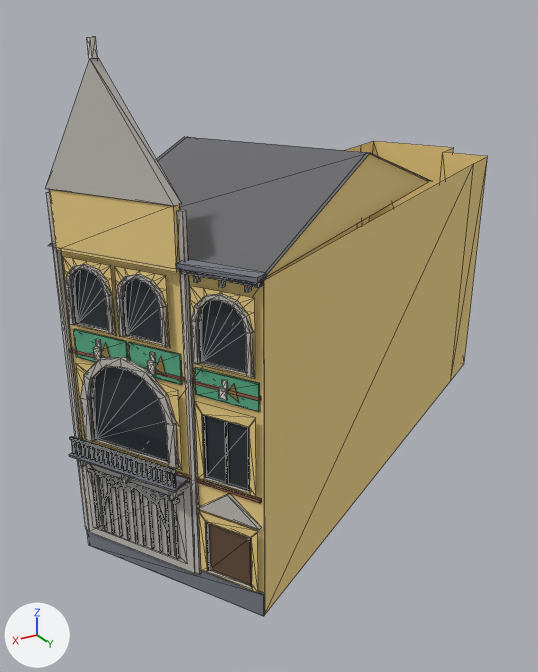
The glTF model viewer/districts/2018-harmonie/landmarks/501637651.glb, before and after one commit.
Both versions are drawn from a camera (50 mm lens) standing at (-180.3, 326.4, 17.2) and looking at (-194.5, 302.8, 5.4). The axes (+X, +Y, +Z) are drawn at lower left. The lights are the same throughout. The first picture is the older version. Mesh edges are drawn as thin lines. Vertices at exactly the same position are counted once.
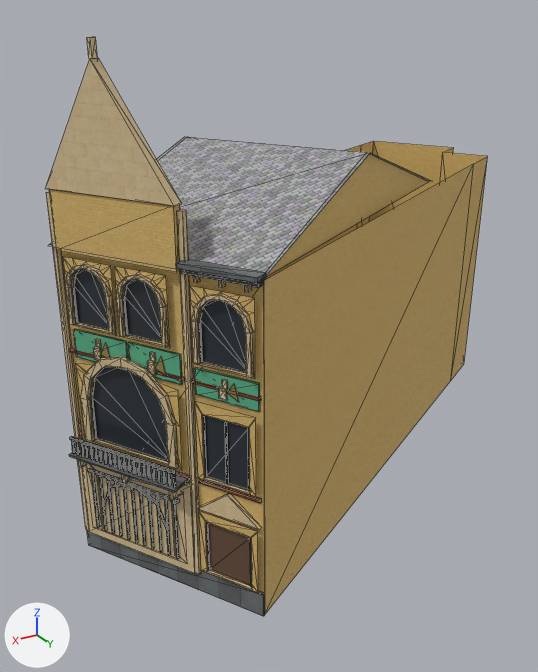
The newer file is also turned or shifted as a whole; pictures and numbers use the older file's frame.

Pixel boxes (x1, y1, x2, y2) of what changed, in the pictures (538 x 672 px; the box of a moved part takes in the faces that stretch with it):
part 1 of me_mesh_0, moved or reshaped
    both: (74, 269, 246, 531)
part 2 of me_mesh_0, recoloured
    both: (69, 259, 266, 616)
part 3 of me_mesh_0, recoloured
    both: (71, 348, 262, 503)
part 4 of me_mesh_0, recoloured
    both: (49, 141, 488, 614)
part 5 of me_mesh_0, recoloured (lighter)
    both: (48, 137, 431, 284)
part 6 of me_mesh_0, recoloured
    both: (45, 58, 262, 589)
part 7 of me_mesh_0, recoloured
    both: (87, 37, 228, 400)

Edits to the bpy script that builds the scene:
```text
Add img_curb_granite:
    img_curb_granite = load_image('curb_granite', '_unpacked/curb_granite', 256, 256, 'sRGB')
Add img_wall_stone_buff:
    img_wall_stone_buff = load_image('wall_stone_buff', '_unpacked/wall_stone_buff', 512, 512, 'sRGB')
Add img_wall_brick_red:
    img_wall_brick_red = load_image('wall_brick_red', '_unpacked/wall_brick_red', 512, 512, 'sRGB')
Add img_wall_brick_yellow:
    img_wall_brick_yellow = load_image('wall_brick_yellow', '_unpacked/wall_brick_yellow', 512, 512, 'sRGB')
Add img_roof_slate:
    img_roof_slate = load_image('roof_slate', '_unpacked/roof_slate', 256, 256, 'sRGB')
Add mat_lm_bluestone:
    mat_lm_bluestone = bpy.data.materials.new('lm_bluestone')
    # colours: light grey #ced4dd
    # uses the picture img_curb_granite
Add mat_lm_stone_white:
    mat_lm_stone_white = bpy.data.materials.new('lm_stone_white')
    # colours: white #fffdf8
    # uses the picture img_wall_stone_buff
Add mat_lm_brick_red:
    mat_lm_brick_red = bpy.data.materials.new('lm_brick_red')
    # colours: beige #e5cbbf
    # uses the picture img_wall_brick_red
Add mat_lm_stone_grey:
    mat_lm_stone_grey = bpy.data.materials.new('lm_stone_grey')
    # colours: white #f1efea
    # uses the picture img_wall_stone_buff
Add mat_lm_brick_yellow:
    mat_lm_brick_yellow = bpy.data.materials.new('lm_brick_yellow')
    # colours: beige #fff6ce
    # uses the picture img_wall_brick_yellow
Add mat_church_slate:
    mat_church_slate = bpy.data.materials.new('church_slate')
    # colours: grey #b8b8bc
    # uses the picture img_roof_slate
Change me_mesh_0:
    where me_mesh_0.from_pydata(...)  # 1108 vertices, 1527 faces; spans x -208.3..-185.3, y 294.1..311.2, z 0.0..16.7
    used by ob_mesh_0; location = (0.0, 0.0, 0.0)
    me_mesh_0 part 1: 70 of 1108 vertices moved; they spanned x -189.2..-185.9, y 305.3..310.6, z 1.0..10.6 and now span x -189.2..-185.9, y 305.2..310.6, z 1.0..10.5; mean shift (0.0, 0.0, 0.0); largest move (-187.7, 308.3, 1.0) -> (-185.9, 305.2, 3.7)
    me_mesh_0 part 2: 38 faces spanning x -189.5..-185.3, y 304.8..311.2, z 0.0..11.2 switch from mat_bluestone (grey #797c86) to mat_lm_bluestone
    me_mesh_0 part 3: 20 faces spanning x -189.4..-185.9, y 304.9..310.9, z 4.2..7.6 switch from mat_brick (brown #976150) to mat_lm_brick_red
    me_mesh_0 part 4: 155 faces spanning x -208.3..-185.8, y 294.1..310.9, z 0.0..13.2 switch from mat_brick_yellow (yellow #efd186) to mat_lm_brick_yellow
    me_mesh_0 part 5: 4 faces spanning x -201.6..-185.6, y 297.7..311.1, z 11.0..13.2 switch from mat_slate (dark grey #69696c) to mat_church_slate
    me_mesh_0 part 6: 428 faces spanning x -189.4..-185.6, y 304.8..310.9, z 0.7..16.2 switch from mat_stone_grey (light grey #c4bfb8) to mat_lm_stone_grey
    me_mesh_0 part 7: 92 faces spanning x -188.8..-186.4, y 305.9..310.0, z 7.3..16.7 switch from mat_stone_white (white #eae5da) to mat_lm_stone_white
```
